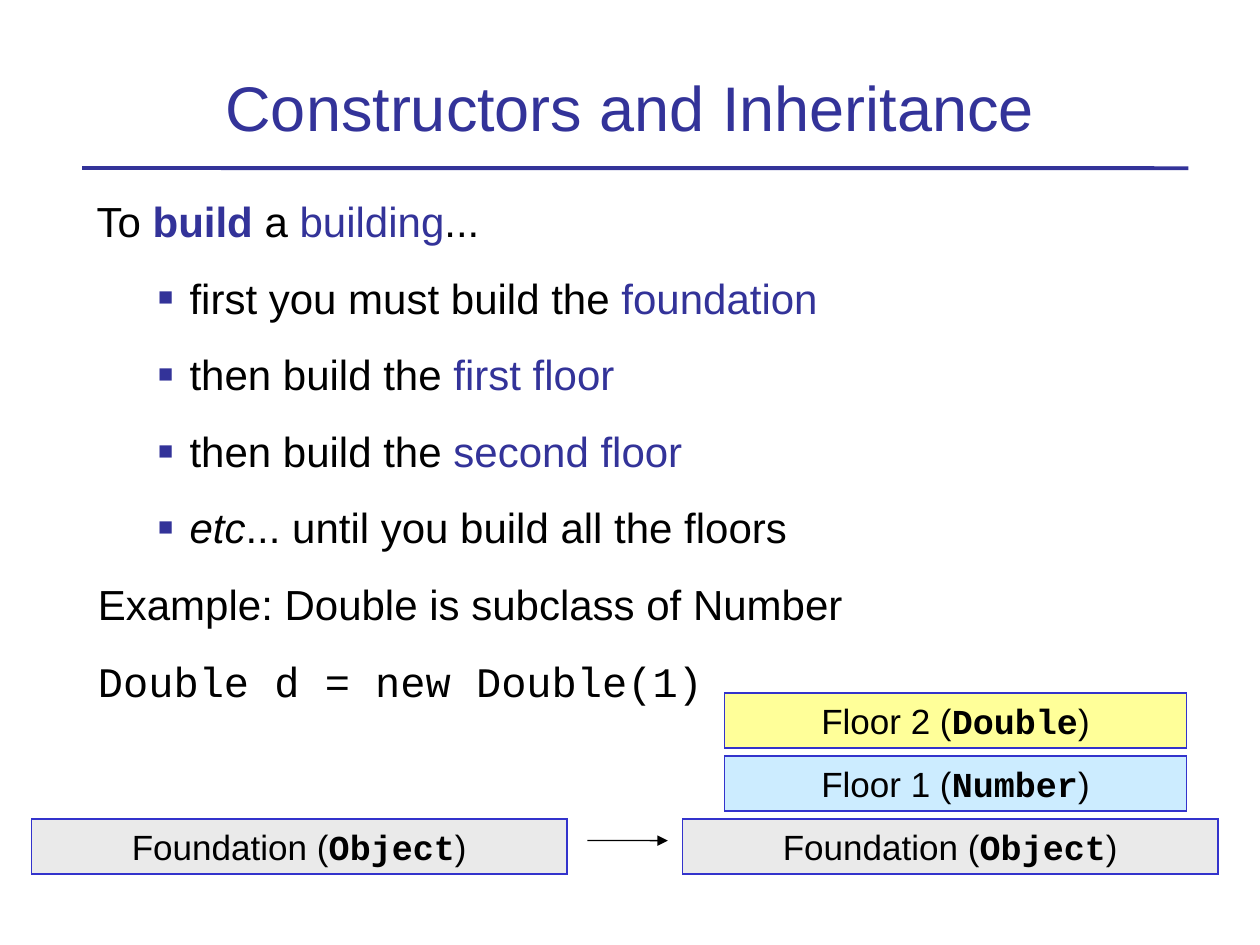
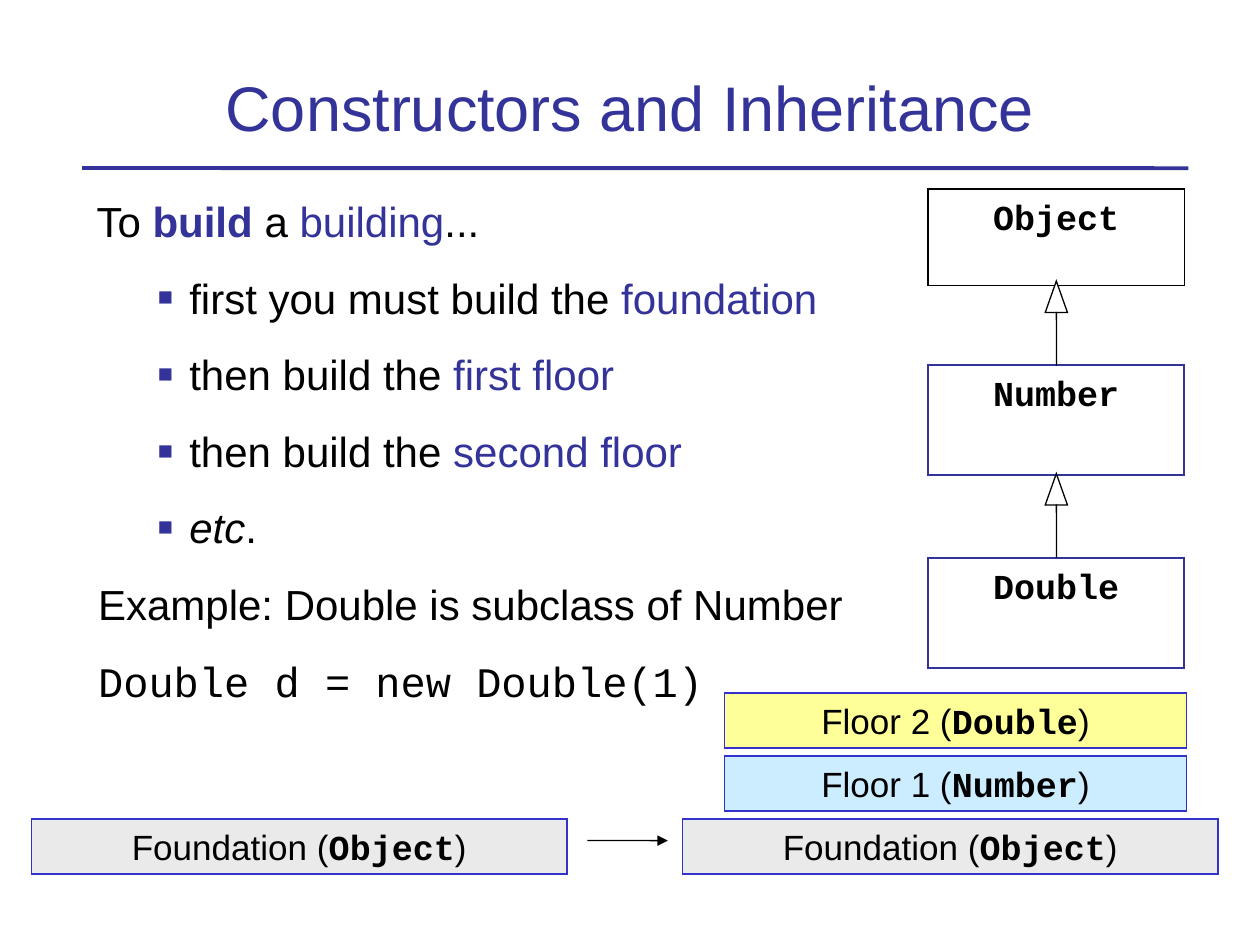
Before and after one commit to skeoop/skeoop.github.io, a slide deck: slide 13 of week4/Inheritance-1-Basics.ppt. Drawn at 1260x945 pixels with LibreOffice and Linux fonts; fonts in the diff are those of the drawing. Boxes give left, top, right and bottom in pixels: in the first picture for what was removed or moved away, otherwise in the second. Text is boxed around its words. In the diff, an @@ line names an element or a change of style, - is before the commit and + after.

Commit message:
clarify inheritance examples

```diff
--- a/week4/Inheritance-1-Basics.ppt
+++ b/week4/Inheritance-1-Basics.ppt
@@ rectangle added at (929,189,1184,286), outline #000000 0.74 pt, 20 pt, text #000000, bold @@
+Object
@@ triangle added at (1046,281,1068,312), fill #FFFFFF, outline #000000 0.74 pt @@
@@ line added from (1056, 312) to (1057, 365), #000000 0.74 pt @@
@@ rectangle added at (929,365,1184,475), outline #333399 0.99 pt, 20 pt, text #000000, bold @@
+Number
@@ triangle added at (1046,474,1068,505), fill #FFFFFF, outline #000000 0.74 pt @@
@@ line added from (1056, 505) to (1057, 558), #000000 0.74 pt @@
@@ text at (189,515,257,544): text changed; italic on @@
-  ■ etc... until you build all the floors
+  ■ etc.
@@ rectangle added at (929,558,1184,668), outline #333399 0.99 pt, 20 pt, text #000000, bold @@
+Double
```
Also in this commit, not shown: 9 other slides changed, 1 slide added.
